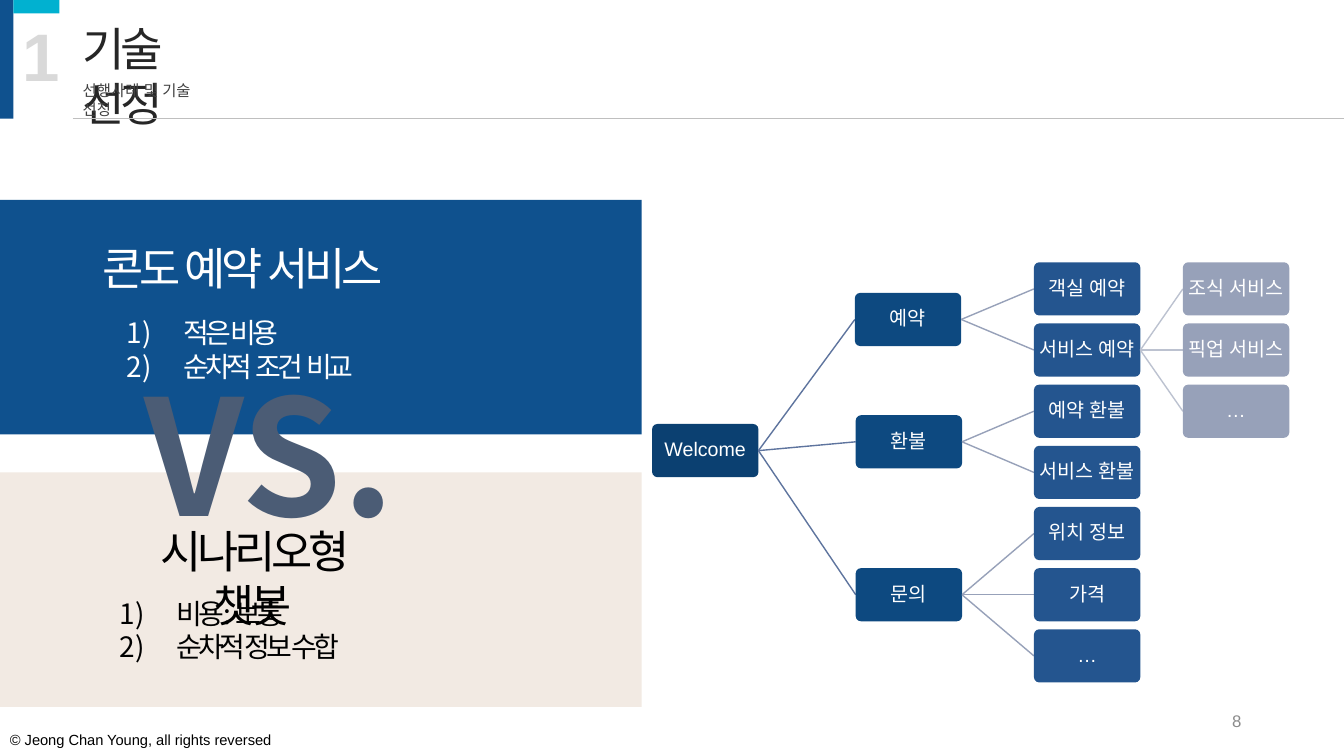
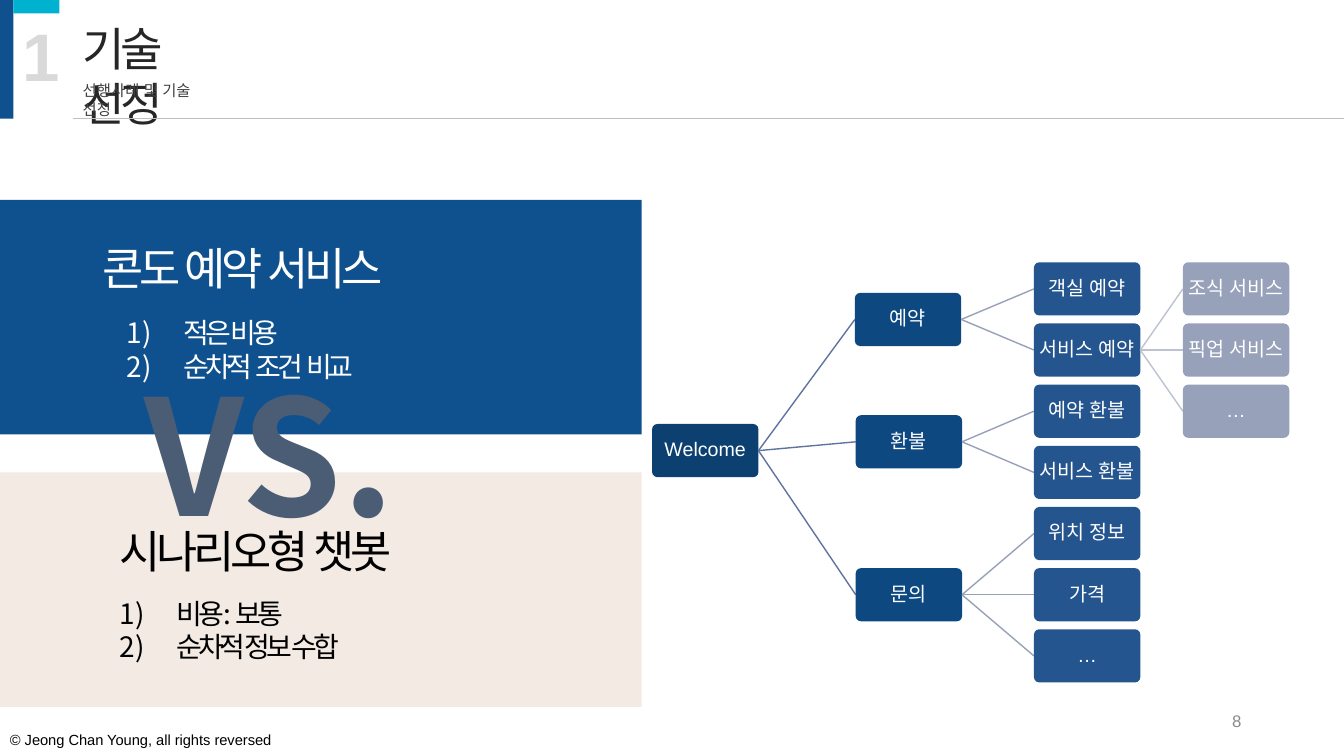
Before and after one commit to jeongchanyoung-1234/HUGO-the-reservation-chatbot, a slide deck: slide 8 of HUGO_ppt_final.pptx. Drawn at 1344x756 pixels with LibreOffice and Linux fonts; fonts in the diff are those of the drawing. Boxes give left, top, right and bottom in pixels: in the first picture for what was removed or moved away, otherwise in the second. Text is boxed around its words. In the diff, an @@ line names an element or a change of style, - is before the commit and + after.

```diff
--- a/HUGO_ppt_final.pptx
+++ b/HUGO_ppt_final.pptx
@@ text "시나리오형 챗봇" at box(120, 530, 391, 572): alignment centre to left @@
```
Also in this commit, not shown: 1 other slide changed, 1 other file.
